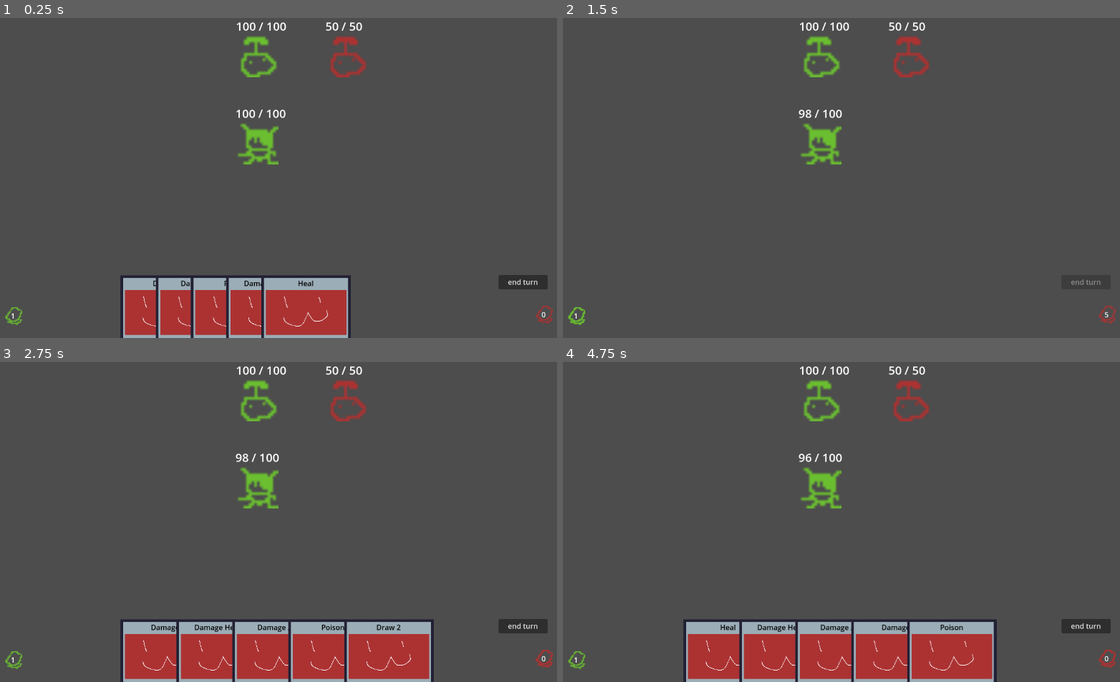
Above: before the commit, frames 1-4 (two rows, left to right).
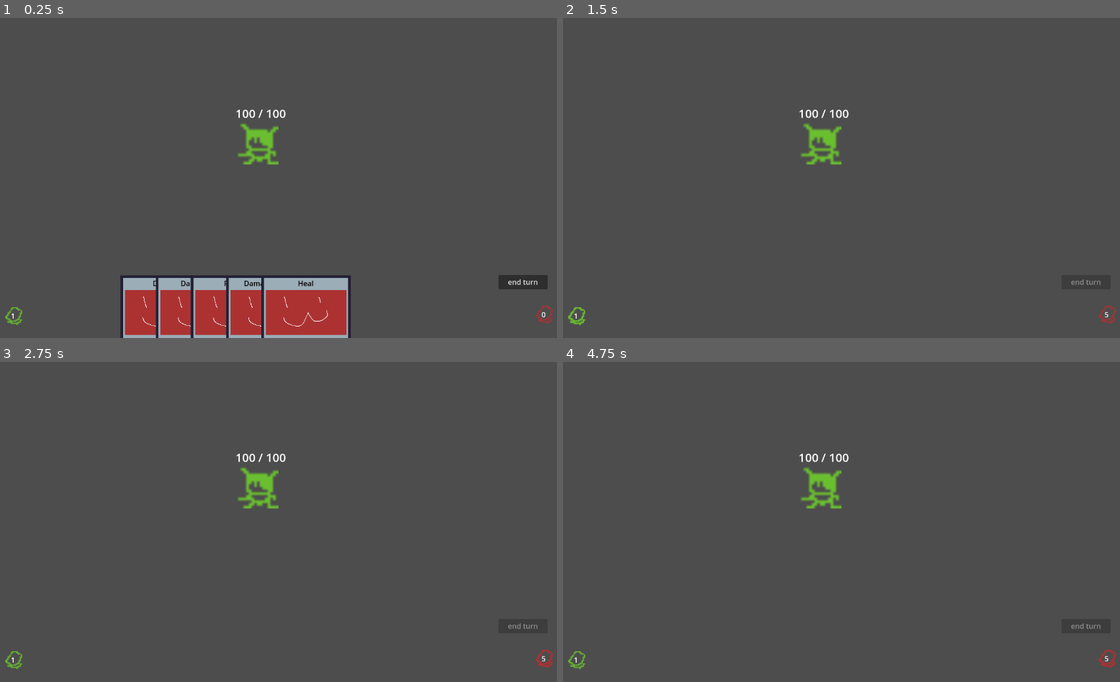
Above: after the commit, the same moments.

Repository: Saplings-Projects/1M_sub
Game: Godot game, scene res://#Scenes/TestingScene.tscn
The game is run twice, just before and just after one commit, with the same random seed, the same clock (stepped at 60 frames per second) and the same inputs.
Inputs (mouse positions are in pixels of both pictures, inside the frame that each line leads up to):
- Up to frame 1 (0.25 s): no input
- Up to frame 2 (1.5 s): click "end turn" at 0.5 s; click "1" at 1.25 s
- Up to frame 3 (2.75 s): click "0" (after the commit: "5") at 2 s
- Up to frame 4 (4.75 s): click (1086, 627) at 2.75 s, where only the run before the commit has a clickable "end turn"; click "1" at 3.5 s; click "0" (after the commit: "5") at 4.25 s

The runs differ from the first frame. In frame 1, 0.9% of the frame differs, in the area x 42-66%, y 1-19%; in frame 2, 1.0%; in frame 3, 12%, in the area x 21-98%, y 1-100%; in frame 4, 12%.
Error after the commit: Parse Error: Too many arguments for "on_card_play()" call. Expected at most 0 but received 2. (res://Core/Battler.gd:75)

Commit message:
Reformated to use a list of targets and moved some functions to other files
- The CardBase applies all effects when played
- The application of effect is done given the card data (parser TODO)
- This application will be done to all targets in the list
- This calls the apply_effect which is done to individual targets

Diff:
--- a/Cards/CardBase.gd
+++ b/Cards/CardBase.gd
@@ -18,8 +18,9 @@
 @export var damage_to_apply_to_caster: float = 0.0
 @export var status_to_apply_to_target: Array[StatusBase]
 @export var status_to_apply_to_caster: Array[StatusBase]
-@export var affect_all_targets: bool = false
-@export var affect_all_casters: bool = false
+# @export var affect_all_targets: bool = false
+# @export var affect_all_casters: bool = false
+# not needed since we use a list of targets, and the party can also be targets
 @export var amount_of_cards_to_draw: int = 0
 @export var amount_of_cards_to_discard: int = 0
 @export var application_type: Enums.ApplicationType = Enums.ApplicationType.ENEMY_ONLY
@@ -40,9 +41,9 @@
 	# TODO
 	pass
 
-func apply_all_effects() -> void:
+func _apply_all_effects() -> void:
 	for effect_data: EffectData in card_effects_data:
-		self.effect_data.apply_effect()
+		effect_data.apply_effect_data()
 
 
 func can_play_card(caster: Entity, target: Entity) -> bool:
@@ -51,23 +52,19 @@
 	return false
 
 
-func on_card_play(caster: Entity, target: Entity) -> void:
-	_deal_damage(caster, target)
-	_apply_status(caster, target)
-	_draw_cards()
-	_discard_random_cards()
-	# TODO add other functionality that lots of cards may share (eg: restore AP)
+func on_card_play() -> void:
+	_apply_all_effects()
 
 
 # override in child cards if you want to deal damage in a unique way
-func _deal_damage(caster: Entity, target: Entity) -> void:
-	# damage target
-	if damage_to_apply_to_target != 0.0:
-		_damage_entity(caster, target, damage_to_apply_to_target, affect_all_targets)
+# func _deal_damage(caster: Entity, target: Entity) -> void:
+# 	# damage target
+# 	if damage_to_apply_to_target != 0.0:
+# 		_damage_entity(caster, target, damage_to_apply_to_target, affect_all_targets)
 
-	#damage caster
-	if damage_to_apply_to_caster != 0.0:
-		_damage_entity(caster, caster, damage_to_apply_to_caster, affect_all_casters)
+# 	#damage caster
+# 	if damage_to_apply_to_caster != 0.0:
+# 		_damage_entity(caster, caster, damage_to_apply_to_caster, affect_all_casters)
 
 
 func _damage_entity(caster: Entity, target: Entity, damage_amount: float, damage_all: bool) -> void:
@@ -86,24 +83,6 @@
 		target.get_health_component().deal_damage(target_damage_data)
 
 
-func _apply_status(caster: Entity, target: Entity) -> void:
-	# apply status to caster
-	for status: StatusBase in status_to_apply_to_caster:
-		if affect_all_casters:
-			for party_member: Entity in caster.get_party_component().party:
-				party_member.get_status_component().add_status(status, caster)
-		else:
-			caster.get_status_component().add_status(status, caster)
-
-	# apply status to target
-	for status: StatusBase in status_to_apply_to_target:
-		if affect_all_targets:
-			for party_member: Entity in target.get_party_component().party:
-				party_member.get_status_component().add_status(status, caster)
-		else:
-			target.get_status_component().add_status(status, caster)
-
-
 func _draw_cards() -> void:
 	CardManager.card_container.draw_cards(amount_of_cards_to_draw)
 
--- a/Cards/Effects/EffectBase.gd
+++ b/Cards/Effects/EffectBase.gd
@@ -4,3 +4,7 @@
 @warning_ignore("unused_parameter")
 func apply_effect(caster: Entity, target: Entity, value: float) -> void:
     pass
+
+# To be called by child classes through apply_effect. But since there might be multiple effects that need it, it's available in the parent class
+func _apply_status(status: StatusBase, caster: Entity, target: Entity) -> void:
+    target.get_status_component().add_status(status, caster)
--- a/Cards/Effects/EffectData.gd
+++ b/Cards/Effects/EffectData.gd
@@ -4,14 +4,19 @@
 
 var effect: EffectBase = null
 var caster: Entity = null
-var target: Entity = null
+var list_targets: Array[Entity] = []
 var value: float = 0
 
-func _init(_effect: EffectBase, _caster: Entity, _target: Entity, _value: float) -> void:
+func _init(_effect: EffectBase, _caster: Entity, _list_targets: Array[Entity], _value: float) -> void:
     self.effect = _effect
     self.caster = _caster
-    self.target = _target
+    self.list_targets = _list_targets
     self.value = _value
 
-func add_effect_data(card: CardBase, _effect: EffectBase, _caster: Entity, _target: Entity, _value: float) -> void:
-    card.card_effects_data.append(EffectData.new(_effect, _caster, _target, _value))
+func add_effect_data(card: CardBase, _effect: EffectBase, _caster: Entity, _list_targets: Array[Entity], _value: float) -> void:
+    card.card_effects_data.append(EffectData.new(_effect, _caster, _list_targets, _value))
+
+func apply_effect_data() -> void:
+    # Help function to call more easily from the card point of view
+    for target: Entity in list_targets:
+        self.effect.apply_effect(self.caster, target, self.value)
